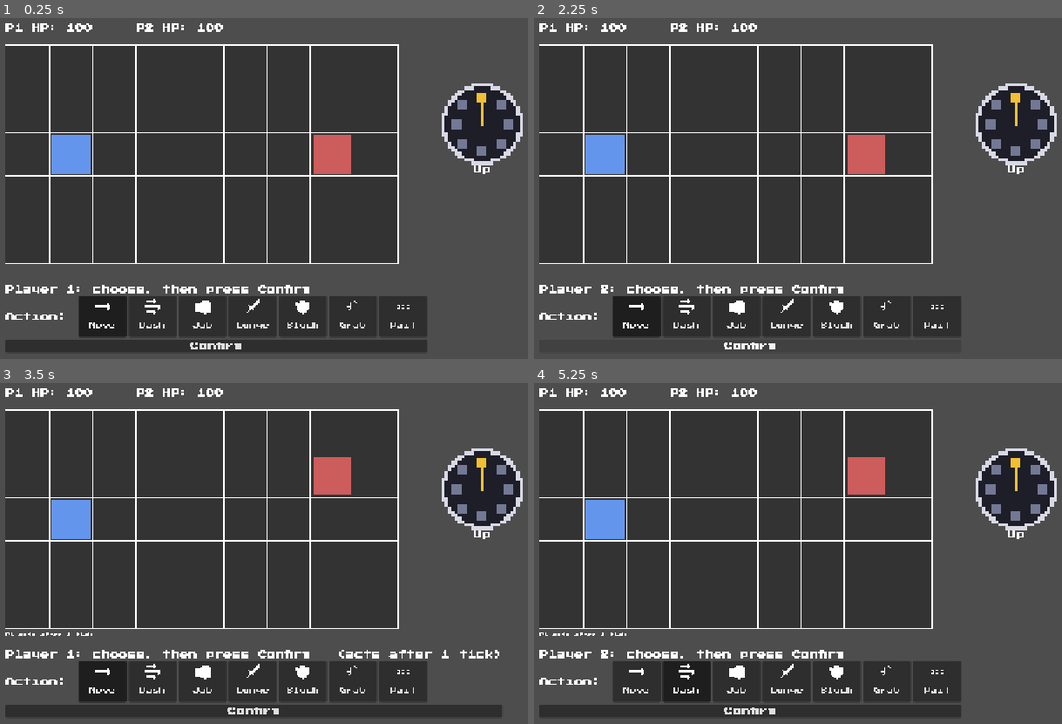
Above: before the commit, frames 1-4 (two rows, left to right).
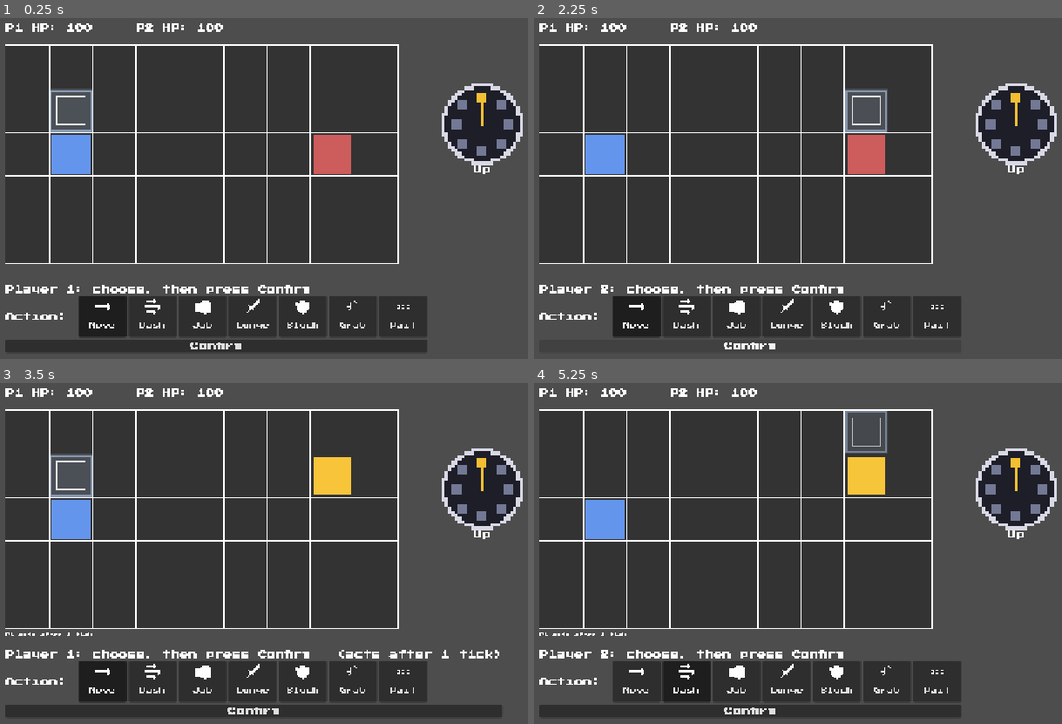
Above: after the commit, the same moments.

Repository: chunaa44/StrategyFighter
Game: Godot game, scene res://scenes/main.tscn
The game is run twice, just before and just after one commit, with the same random seed, the same clock (stepped at 60 frames per second) and the same inputs.
Inputs:
- Up to frame 1 (0.25 s): no input
- Up to frame 2 (2.25 s): click "Block" at 0.5 s; click "Wait" at 1.25 s; click "Confirm" at 2 s
- Up to frame 3 (3.5 s): click "Confirm" at 2.75 s
- Up to frame 4 (5.25 s): click "Confirm" at 3.5 s; click "Move" at 4.25 s; click "Dash" at 5 s

The runs differ from the first frame. In frame 1, 1.0% of the frame differs, in the area x 9-18%, y 20-34%; in frame 2, 1.0%; in frame 3, 1.8%; in frame 4, 1.8%, in the area x 58-67%, y 8-33%.

Commit message:
Add pick previews and fighter phase effects.

Diff:
--- a/scripts/direction_wheel.gd
+++ b/scripts/direction_wheel.gd
@@ -1,4 +1,6 @@
 extends Control
+
+signal direction_changed
 
 # the wheel is drawn on a small grid, one cell is a PIXEL x PIXEL square
 const RADIUS = 12
@@ -35,9 +37,10 @@
 	if event is InputEventMouseButton:
 		if event.button_index == MOUSE_BUTTON_LEFT and event.pressed:
 			var index = sector_at(event.position)
-			if index != -1:
+			if index != -1 and index != selected:
 				selected = index
 				queue_redraw()
+				direction_changed.emit()
 
 
 # -1 when the point is outside the wheel or on the dead centre
--- a/scripts/effects_layer.gd
+++ b/scripts/effects_layer.gd
@@ -14,9 +14,18 @@
 const GUARD_INSET = 5.0
 const GUARD_WIDTH = 6.0
 
+const PREVIEW_FILL = 0.18
+const PREVIEW_LINE = 0.55
+const PREVIEW_PULSE_SPEED = 6.0
+const SPOT_INSET = 14.0
+const ORIGIN_INSET = 28.0
+
 # marks live for one tick, texts fade out on their own timer
 var marks = []
 var texts = []
+# the ghost of the pick being decided, kept apart from the combat marks
+var preview = []
+var preview_time = 0.0
 var main
 
 
@@ -27,13 +36,19 @@
 func clear():
 	marks.clear()
 	texts.clear()
+	preview.clear()
 
 
 func clear_tick():
 	marks.clear()
 
 
+func clear_preview():
+	preview.clear()
+
+
 func _process(delta):
+	preview_time += delta
 	var i = texts.size() - 1
 	while i >= 0:
 		texts[i]["age"] += delta
@@ -67,10 +82,14 @@
 
 # tiles a strike or grab covers, limited to the board
 func reach_tiles(fighter):
+	return line_tiles(fighter.grid_position, fighter.aim, Actions.DATA[fighter.current_action]["range"])
+
+
+# tiles in a straight line from origin, limited to the board
+func line_tiles(origin, aim, reach):
 	var tiles = []
-	var reach = Actions.DATA[fighter.current_action]["range"]
 	for step in range(1, reach + 1):
-		var tile = fighter.grid_position + fighter.aim * step
+		var tile = origin + aim * step
 		if main.is_inside_board(tile):
 			tiles.append(tile)
 	return tiles
@@ -132,9 +151,38 @@
 		add_text(defender.grid_position, "-" + str(Actions.DATA[action_name]["damage"]), color)
 
 
+# ghost of a pick that has not been confirmed yet, drawn from the tile where the pick would begin
+# a rush looks the same whether it is a dash or a lunge, only the strike tile tells them apart
+func show_preview(fighter, other, action_name, aim, start):
+	preview.clear()
+
+	# a queued pick begins after the current action, so mark where that is
+	if start != fighter.grid_position:
+		preview.append({"kind": "origin", "tile": start})
+
+	if action_name == "Wait":
+		return
+
+	if action_name == "Block":
+		preview.append({"kind": "guard", "tile": start, "aim": aim, "color": GUARD_COLOR})
+		return
+
+	var data = Actions.DATA[action_name]
+	var end = main.slide_end(start, aim, data["slide"], other.grid_position)
+
+	if end != start:
+		preview.append({"kind": "tiles", "tiles": Actions.path_tiles(start, end), "color": DASH_COLOR})
+		preview.append({"kind": "spot", "tile": end})
+
+	if data["range"] > 0:
+		preview.append({"kind": "tiles", "tiles": line_tiles(end, aim, data["range"]), "color": action_color(action_name)})
+
+
 func _draw():
 	if main == null:
 		return
+
+	draw_preview()
 
 	for mark in marks:
 		if mark["kind"] == "tiles":
@@ -146,12 +194,33 @@
 		draw_floating_text(text)
 
 
-func draw_tiles(tiles, color):
-	var fill = Color(color, 0.4)
+# faint and pulsing so it never reads as something that is happening
+func draw_preview():
+	var pulse = 0.7 + 0.3 * sin(preview_time * PREVIEW_PULSE_SPEED)
+	for mark in preview:
+		if mark["kind"] == "tiles":
+			draw_tiles(mark["tiles"], mark["color"], PREVIEW_FILL * pulse, PREVIEW_LINE * pulse)
+		elif mark["kind"] == "guard":
+			draw_guard_sides(mark["tile"], mark["aim"], Color(mark["color"], 0.8 * pulse))
+		elif mark["kind"] == "origin":
+			draw_spot(mark["tile"], 0.6 * pulse, ORIGIN_INSET)
+		else:
+			draw_spot(mark["tile"], 0.9 * pulse, SPOT_INSET)
+
+
+func draw_tiles(tiles, color, fill_alpha = 0.4, line_alpha = 1.0):
+	var fill = Color(color, fill_alpha)
+	var line = Color(color, line_alpha)
 	for tile in tiles:
 		var rect = tile_rect(tile)
 		draw_rect(rect, fill, true)
-		draw_rect(rect.grow(-3), color, false, 3.0)
+		draw_rect(rect.grow(-3), line, false, 3.0)
+
+
+# outline of where the fighter would stand, the smaller one marks where a queued pick starts
+func draw_spot(tile, alpha, inset):
+	var rect = tile_rect(tile).grow(-inset)
+	draw_rect(rect, Color(1.0, 1.0, 1.0, alpha), false, 2.0)
 
 
 # the three guarded directions are drawn as one unbroken run along the tile border
--- a/scripts/fighter.gd
+++ b/scripts/fighter.gd
@@ -1,6 +1,14 @@
 extends Node2D
 
 const START_HP = 100
+
+# colour each phase pulses towards and how fast, steady team colour otherwise
+const PULSE_STRENGTH = 0.85
+const PULSES = {
+	"active": {"color": Color(1.0, 0.85, 0.2), "speed": 18.0},
+	"recovery": {"color": Color(0.15, 0.15, 0.2), "speed": 6.0},
+	"stunned": {"color": Color(1.0, 1.0, 1.0), "speed": 24.0},
+}
 
 var hp = START_HP
 var grid_position = Vector2i(0, 1)
@@ -12,11 +20,18 @@
 var aim = Vector2i(0, 0)
 var queued_pick = {}
 
+var body_color = Color.WHITE
+var tick_phase = "idle"
+var shown_phase = "idle"
+var pulse_time = 0.0
+
 @onready var status_label = $StatusLabel
+@onready var body = $ColorRect
 
 
 func set_color(new_color):
-	$ColorRect.color = new_color
+	body_color = new_color
+	body.color = new_color
 
 
 func reset(start_tile, start_facing):
@@ -27,8 +42,25 @@
 	stunned = false
 	aim = Vector2i(0, 0)
 	queued_pick = {}
+	tick_phase = "idle"
 	clear_action()
 	update_label()
+
+
+func _process(delta):
+	var phase = display_phase()
+	if phase != shown_phase:
+		shown_phase = phase
+		pulse_time = 0.0
+	pulse_time += delta
+
+	if not PULSES.has(phase):
+		body.color = body_color
+		return
+
+	var style = PULSES[phase]
+	var amount = PULSE_STRENGTH * (0.5 + 0.5 * cos(pulse_time * style["speed"]))
+	body.color = body_color.lerp(style["color"], amount)
 
 
 # ticks into the next turn before this fighter can start a new action
@@ -54,6 +86,10 @@
 
 func is_free():
 	return current_action == "none" and not stunned
+
+
+func is_hurt():
+	return stunned or hitstun_ticks > 0
 
 
 func start_action(pick):
@@ -83,11 +119,31 @@
 	return current_action == "Block" and in_active_frames()
 
 
+# phase of the tick being resolved, called once the tick's action has started
+# so the colour lines up with the attack marks drawn for that same tick
+func mark_phase():
+	if stunned:
+		tick_phase = "stunned"
+	elif current_action == "none" or current_action == "Wait":
+		tick_phase = "idle"
+	elif in_active_frames():
+		tick_phase = "active"
+	elif action_tick < Actions.DATA[current_action]["startup"]:
+		tick_phase = "startup"
+	else:
+		tick_phase = "recovery"
+
+
+# a fighter that was just hit shows as stunned right away
+func display_phase():
+	if is_hurt():
+		return "stunned"
+	return tick_phase
+
+
 # dash and lunge share a label so the opponent cannot tell them apart, wait shows the idle pose
 func update_label():
-	if stunned or hitstun_ticks > 0:
-		status_label.text = "Stunned"
-	elif current_action == "none" or current_action == "Wait":
+	if is_hurt() or current_action == "none" or current_action == "Wait":
 		status_label.text = ""
 	else:
 		var action_text = current_action
--- a/scripts/main.gd
+++ b/scripts/main.gd
@@ -28,6 +28,8 @@
 
 	restart_button.pressed.connect(on_restart_pressed)
 	$PickScreen.both_picked.connect(on_both_picked)
+	$PickScreen.preview_changed.connect(on_preview_changed)
+	$PickScreen.preview_cleared.connect(effects.clear_preview)
 
 	reset_match()
 	ask_for_picks()
@@ -137,6 +139,36 @@
 	$PickScreen.begin_picks(need1, need2, wait_note(fighter1), wait_note(fighter2))
 
 
+# only the player currently choosing gets a preview
+# the opponent is assumed to stay put, their pending slide would give away dash versus lunge
+func on_preview_changed(player_number, action_name, direction_name):
+	var fighter = fighter1
+	var other = fighter2
+	if player_number == 2:
+		fighter = fighter2
+		other = fighter1
+	var start = projected_tile(fighter, other)
+	effects.show_preview(fighter, other, action_name, Actions.direction_from_name(direction_name), start)
+
+
+# where a fighter stands once its current action has played out, which is where a queued pick begins
+func projected_tile(fighter, other):
+	var tile = fighter.grid_position
+	if fighter.current_action == "none":
+		return tile
+
+	var data = Actions.DATA[fighter.current_action]
+	if data["slide"] == 0:
+		return tile
+
+	var first = data["startup"]
+	var last = data["startup"] + data["active"] - 1
+	for tick in range(fighter.action_tick, Actions.total_ticks(fighter.current_action)):
+		if tick >= first and tick <= last:
+			tile = slide_end(tile, fighter.aim, data["slide"], other.grid_position)
+	return tile
+
+
 # a decision is needed as soon as someone can act and has nothing queued
 func needs_decision():
 	if fighter1.queued_pick.is_empty() and fighter1.can_act_next_tick():
@@ -191,6 +223,9 @@
 	begin_action(fighter1)
 	begin_action(fighter2)
 
+	fighter1.mark_phase()
+	fighter2.mark_phase()
+
 	resolve_moves()
 	resolve_hits()
 
@@ -227,8 +262,21 @@
 		fighter2.facing = 1
 
 
-# where a fighter ends up if it slides this tick: it stops at the board edge
-# and in front of the opponent's current tile
+# where a slide from start along aim ends: it stops at the board edge
+# and in front of the blocking tile
+func slide_end(start, aim, slide, blocker):
+	var tile = start
+	for step in range(slide):
+		var next_tile = tile + aim
+		if not is_inside_board(next_tile):
+			break
+		if next_tile == blocker:
+			break
+		tile = next_tile
+	return tile
+
+
+# where a fighter ends up if it slides this tick
 func move_target(fighter, other):
 	var tile = fighter.grid_position
 	if fighter.current_action == "none":
@@ -236,15 +284,7 @@
 	var slide = Actions.DATA[fighter.current_action]["slide"]
 	if slide == 0 or not fighter.in_active_frames():
 		return tile
-
-	for step in range(slide):
-		var next_tile = tile + fighter.aim
-		if not is_inside_board(next_tile):
-			break
-		if next_tile == other.grid_position:
-			break
-		tile = next_tile
-	return tile
+	return slide_end(tile, fighter.aim, slide, other.grid_position)
 
 
 # two slides that touch the same tile cancel each other
--- a/scripts/pick_screen.gd
+++ b/scripts/pick_screen.gd
@@ -1,6 +1,8 @@
 extends Control
 
 signal both_picked(pick1, pick2)
+signal preview_changed(player_number, action_name, direction_name)
+signal preview_cleared
 
 const DirectionWheel = preload("res://scripts/direction_wheel.gd")
 
@@ -43,7 +45,10 @@
 
 	wheel = DirectionWheel.new()
 	wheel.position = WHEEL_POSITION
+	wheel.direction_changed.connect(emit_preview)
 	add_child(wheel)
+
+	action_group.pressed.connect(on_action_pressed)
 
 
 func make_row(parent, row_name, options, group):
@@ -82,6 +87,19 @@
 func reset_selection():
 	action_group.get_buttons()[0].button_pressed = true
 	wheel.select(0)
+	emit_preview()
+
+
+func on_action_pressed(_button):
+	emit_preview()
+
+
+# the board shows a ghost of whatever is currently selected for the player choosing
+func emit_preview():
+	var pressed_button = action_group.get_pressed_button()
+	if pressed_button == null:
+		return
+	preview_changed.emit(current_player, pressed_button.text, wheel.get_direction_name())
 
 
 # only the players who need to choose are asked, the others keep their queued pick
@@ -109,6 +127,7 @@
 
 func finish_picks():
 	visible = false
+	preview_cleared.emit()
 	both_picked.emit(pick1, pick2)
 
 
